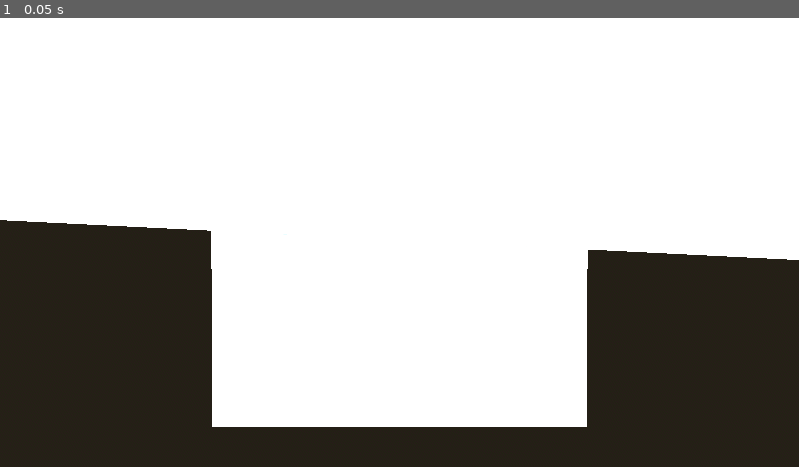
Above: before the commit, frame 1.
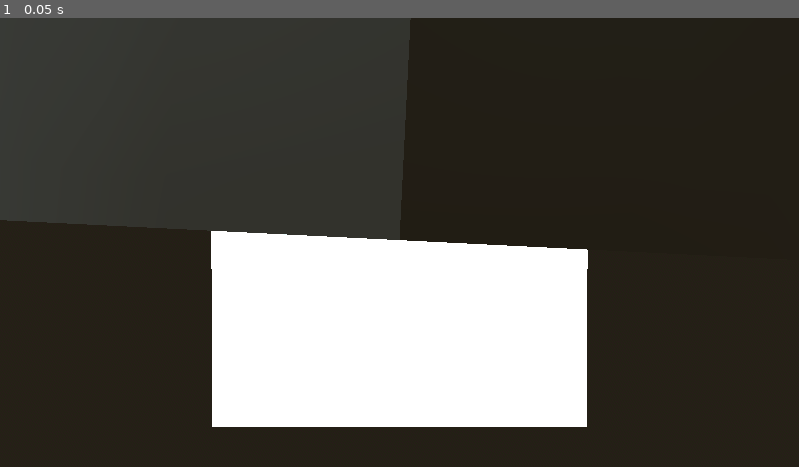
Above: after the commit, the same moment.

Repository: ArijaK/luge_vr
Game: Godot game, scene res://main.tscn
Two runs of this game, one before a commit and one after it. Both use one fixed random seed, a clock stepped at 60 frames per second and the inputs below.
Inputs:
- Up to frame 1 (0.05 s): no input

The runs differ from the first frame. In frame 1, 49% of the frame differs, in the area x 0-100%, y 0-54%.

Commit message:
Switch to ArrayMesh and add collision

Diff:
--- a/track.gd
+++ b/track.gd
@@ -81,38 +81,70 @@
 	return result
 
 
-func create_mesh(curve: Curve3D, shape: Array) -> ArrayMesh:
-	var st = SurfaceTool.new()
-	st.begin(Mesh.PRIMITIVE_TRIANGLES)
+func create_mesh_surfaces(curve: Curve3D, shape: Array) -> ArrayMesh:
+	var surface_array = []
+	surface_array.resize(Mesh.ARRAY_MAX)
 
+	var vertices = PackedVector3Array()
+	#var uvs = PackedVector2Array()
+	var normals = PackedVector3Array()
+	var indices = PackedInt32Array()
+
+	var line_points = curve.get_baked_points()
 	var sections = []
 
-	var line_points = curve.get_baked_points()
-	for i in range(line_points.size()-1):
+	for i in range(line_points.size() - 1):
 		var p = line_points[i]
-		var p_next = line_points[i+1]
+		var p_next = line_points[i + 1]
 		var T = get_T(p, p_next)
 		sections.append(get_shape_points(shape, T))
 
-	for i in range(sections.size()-1):
+	for i in range(sections.size() - 1):
 		var s = sections[i]
-		var s_next = sections[i+1]
+		var s_next = sections[i + 1]
 
-		for j in range(s.size()-1):
-			st.add_vertex(s[j])
-			st.add_vertex(s_next[j])
-			st.add_vertex(s[j+1])
+		for j in range(s.size() - 1):
+			var base = vertices.size()
+			vertices.append(s[j])
+			vertices.append(s_next[j])
+			vertices.append(s[j + 1])
 
-			st.add_vertex(s[j+1])
-			st.add_vertex(s_next[j])
-			st.add_vertex(s_next[j+1])
+			indices.append(base)
+			indices.append(base + 1)
+			indices.append(base + 2)
 
-	st.generate_normals()
-	return st.commit()
+			base = vertices.size()
+			vertices.append(s[j + 1])
+			vertices.append(s_next[j])
+			vertices.append(s_next[j + 1])
+
+			indices.append(base)
+			indices.append(base + 1)
+			indices.append(base + 2)
+
+	for i in range(0, vertices.size(), 3):
+		var a = vertices[i]
+		var b = vertices[i + 1]
+		var c = vertices[i + 2]
+		var n = (b - a).cross(c - a).normalized()
+		normals.append(n)
+		normals.append(n)
+		normals.append(n)
+
+	surface_array[Mesh.ARRAY_VERTEX] = vertices
+	#surface_array[Mesh.ARRAY_TEX_UV] = uvs
+	surface_array[Mesh.ARRAY_NORMAL] = normals
+	surface_array[Mesh.ARRAY_INDEX] = indices
+
+	var mesh = ArrayMesh.new()
+	mesh.add_surface_from_arrays(Mesh.PRIMITIVE_TRIANGLES, surface_array)
+
+	return mesh
 
 
 @onready var trajectory = $Path3D
-@onready var mesh = $MeshInstance3D
+@onready var mesh_instance = $MeshInstance3D
+@onready var collision_shape = $CollisionShape3D
 
 
 func _ready() -> void:
@@ -121,10 +153,14 @@
 	var start_pos = cfg.get_value("track", "start_pos")
 	var track_shape = get_track_shape(data["track_shape"])
 
-	trajectory.curve = create_centerline(Vector3(start_pos[0], start_pos[1], start_pos[2]), data["segments"])
+	trajectory.curve = create_centerline(
+		Vector3(start_pos[0], start_pos[1], start_pos[2]),
+		data["segments"]
+	)
 
 	if trajectory.curve.point_count > 0:
-		mesh.mesh = create_mesh(trajectory.curve, track_shape)
+		mesh_instance.mesh = create_mesh_surfaces(trajectory.curve, track_shape)
+		mesh_instance.create_trimesh_collision()
 
 
 # Called every frame. 'delta' is the elapsed time since the previous frame.
--- a/track.tscn
+++ b/track.tscn
@@ -1,10 +1,16 @@
-[gd_scene load_steps=2 format=3 uid="uid://dcvdjjjinyced"]
+[gd_scene load_steps=3 format=3 uid="uid://dcvdjjjinyced"]
 
 [ext_resource type="Script" uid="uid://bw0p34kol6enc" path="res://track.gd" id="1_mll3j"]
 
-[node name="Track" type="Node3D"]
+[sub_resource type="ArrayMesh" id="ArrayMesh_mll3j"]
+
+[node name="Track" type="StaticBody3D"]
 script = ExtResource("1_mll3j")
 
 [node name="Path3D" type="Path3D" parent="."]
 
 [node name="MeshInstance3D" type="MeshInstance3D" parent="."]
+mesh = SubResource("ArrayMesh_mll3j")
+
+[node name="CollisionShape3D" type="CollisionShape3D" parent="."]
+transform = Transform3D(1, 0, 0, 0, 1, 0, 0, 0, 1, 0, -1.893676, 0)
